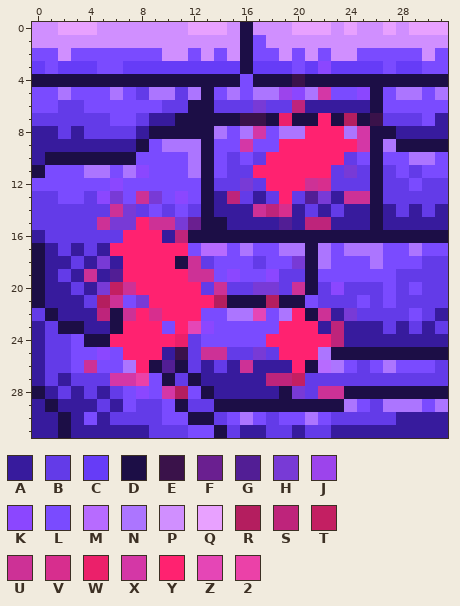
Pixel-art sprite -- src/img/wallC.png. This is how it looked before the edit.
The file is 32x32 pixels. Colours within 5 levels of each other are drawn and written as one.
Palette (. is transparent): A #371b9d  B #633be8  C #663cf7  D #1c0e46  E #3a124a  F #6a1f90  G #521e95  H #783ad6  J #9c44ec  K #8b47ff  L #7a4bff  M #b76bff  N #ac75ff  P #d08fff  Q #e8a1ff  R #b41e5f  S #be247b  T #c31f62  U #cd3196  V #d72e8e  W #eb206a  X #d437a6  Y #ff2270  Z #e546b6  2 #eb41a8
After the commit:
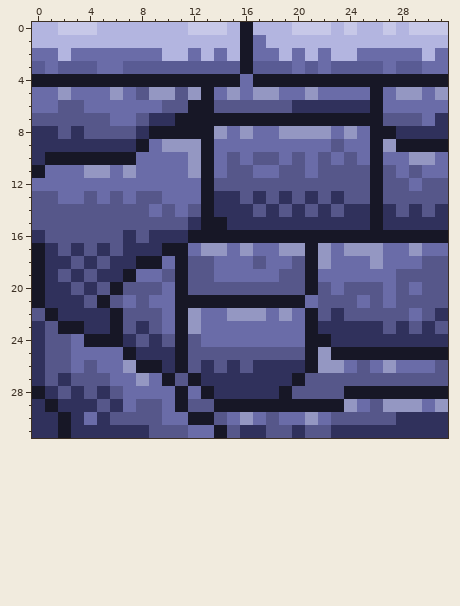
Diff:
colour A: #371b9d -> #30315c
colour B: #633be8 -> #56578a
colour C: #663cf7 -> #595b94
colour D: #1c0e46 -> #171726
colour L: #7a4bff -> #6a6ca8
colour N: #ac75ff -> #9497c2
colour P: #d08fff -> #b3b5e0
colour Q: #e8a1ff -> #c7c8e8
Changed rows in their new state; - is a pixel that keeps its letter.
first column x 4:
 3 ------------------L----
 4 ----------------D------
 5 ---------------LL-L--L-
 6 -------------B--A------
 7 ------------DD-D--D-D-D
 8 -------------L---NNL-L-
 9 ------------L--LLLLBLL-
10 --------------BLBLBL---
11 ----L--------LLBBLB-B--
12 --L---------B-BBBBB----
13 -LB-BB-L---A---A-AB-BB-
14 --BB---------BAB-------
15 -BBBBBBBA------A-AA----
16 ---ABA-A---------------
17 --BAAADD-NN------------
18 -B-ADDL-B-------B------
19 B-ADLLBDBB-L--L--------
20 -BDBBBLDB-B--BB-B--L---
21 -DB-BLLDDDD---D--------
22 -A-BBBLDN----N--L-B-B--
23 ---BAB-DNL-----LLD-A---
24 --DABABD------LLLDDA---
25 -L-DAA-D-BB--B-BBD-----
26 B---D-A-----B---A-N----
27 --LLN---------AAD------
28 ----L-LD--------B-BB---
